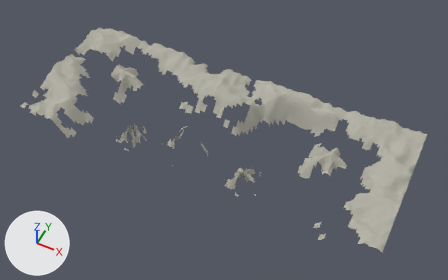
An edit to the glTF model shared/geometry/granite/terrain_patch.glb, drawn before and after from the same camera.
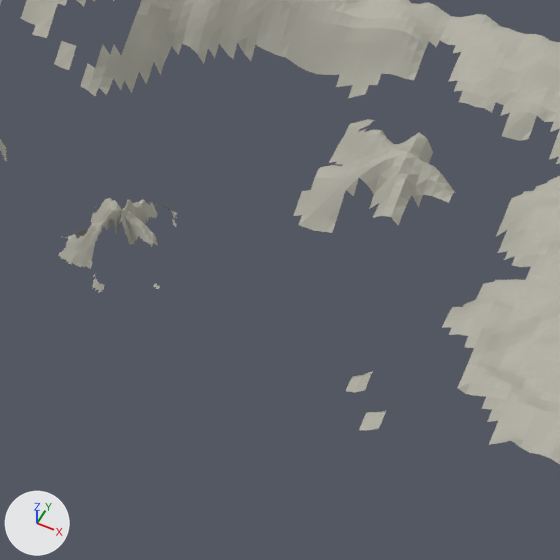
Each version is shown whole from a camera (50 mm lens) standing at (4174.0, -5530.0, 10743.0) and looking at (161.0, 2496.0, 711.0), then close up on the part from 46% to 85% of the width and 38% to 100% of the height. Every picture has the same lights, and +X, +Y and +Z are marked at lower left. The last two pictures show the newer version. Vertices at exactly the same position are counted once.

The first close-up shows 'granite_terrain_patch'.
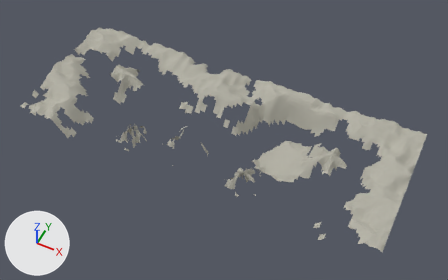
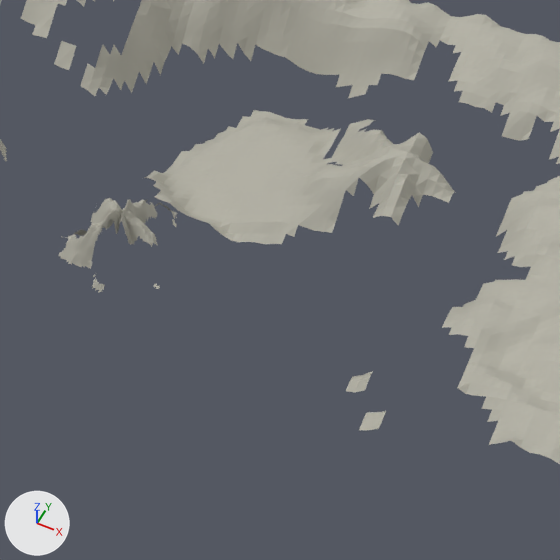
What differs and where, as boxes (x1, y1, x2, y2) in the close-ups (560 x 560 px):
part 1 of me_granite_terrain_patch, built on: before (294, 166, 346, 219); after (145, 110, 346, 244)

The change in detail:
me_granite_terrain_patch is used by ob_granite_terrain_patch; location (0.0, 0.0, 0.0).
me_granite_terrain_patch had 9287 vertices, 15726 faces and spanned x -4060.0..4060.0, y 980.0..4060.0, z 661.0..1341.0.
me_granite_terrain_patch now has 9670 vertices, 16432 faces and spans x -4060.0..4060.0, y 980.0..4060.0, z 249.0..1341.0.
me_granite_terrain_patch part 1: 6 vertices moved from x 1988.0..2156.0, y 2380.0..2436.0, z 835.0..939.0 to x 1988.0..2156.0, y 2380.0..2436.0, z 813.0..927.0; 6 vertices removed from x 1932.0..1988.0, y 2324.0..2604.0, z 737.0..995.0; 389 vertices added at x 868.0..1988.0, y 2156.0..3332.0, z 249.0..971.0.
